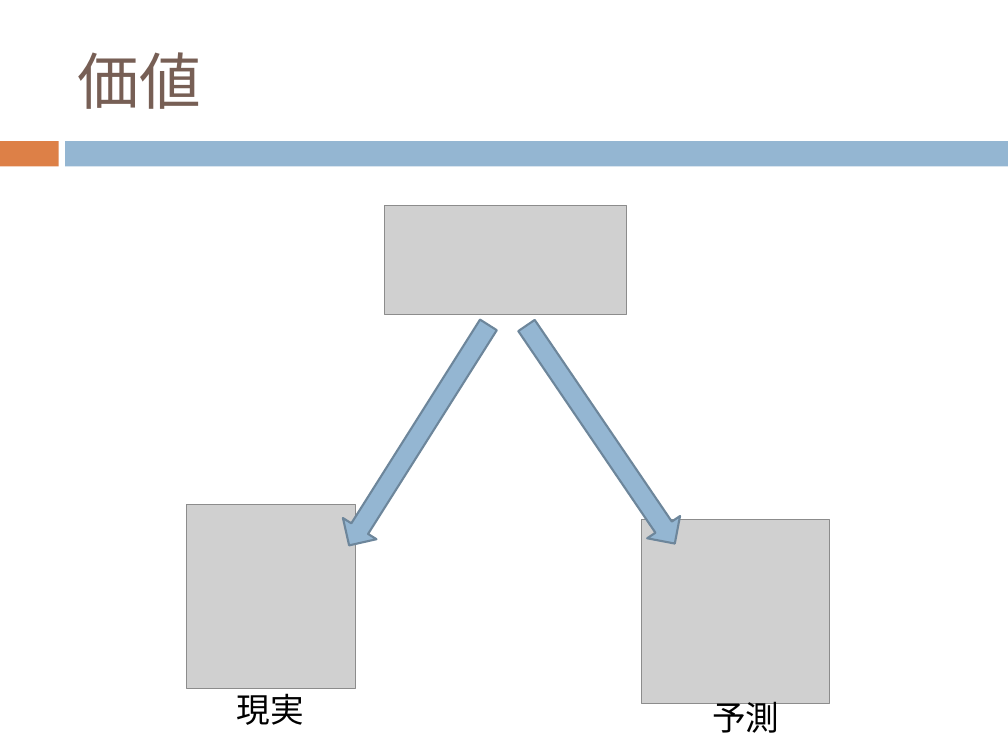
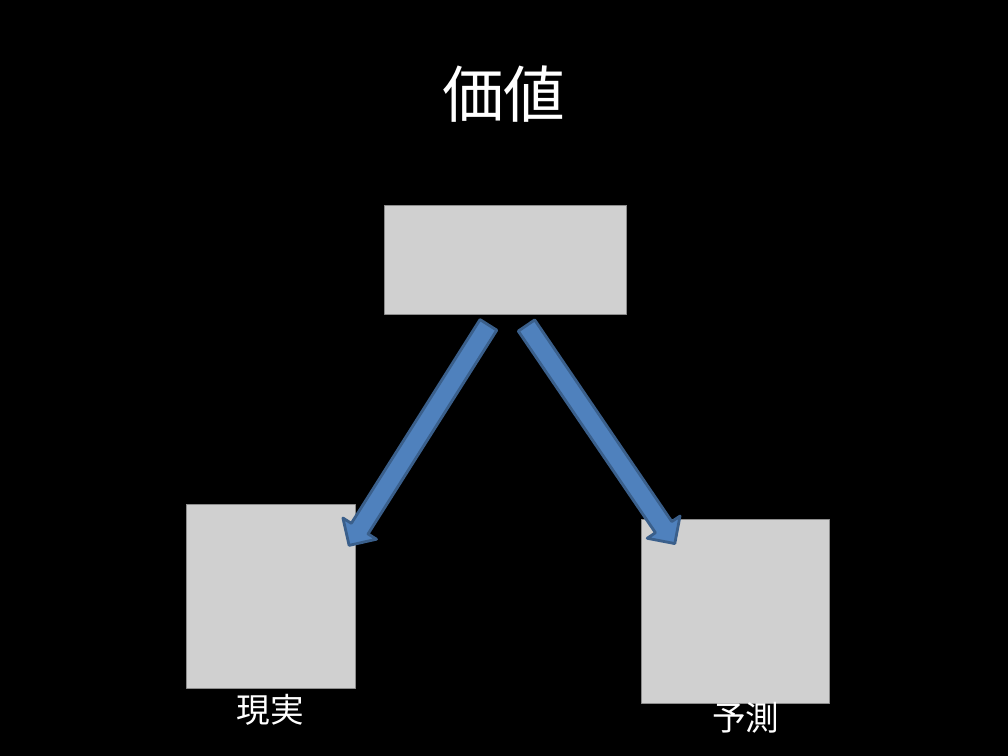
Before and after one commit to citrus1981/document, a slide deck: slide 18 of agile.pptx (slide 15 before the commit). Drawn at 1008x756 pixels with LibreOffice and Linux fonts; fonts in the diff are those of the drawing; grey boxes stand for pictures. Boxes give left, top, right and bottom in pixels: in the first picture for what was removed or moved away, otherwise in the second. Text is boxed around its words. In the diff, an @@ line names an element or a change of style, - is before the commit and + after.

```diff
--- a/agile.pptx
+++ b/agile.pptx
@@ background #FFFFFF to #000000 @@
@@ title "価値": place and size @@
-title "価値" at [77,52,200,109]
+title "価値" at [442,65,565,122]
@@ title "価値" at [442,65,565,122]: text colour #775F55 to #FFFFFF; alignment left to centre @@
@@ rectangle removed at [0,141,58,166] @@
@@ rectangle removed at [66,141,1008,166] @@
@@ down arrow at [332,314,505,556]: fill #94B6D2 to #4F81BD; outline #6D879B 1.5 pt to #3A5F8C 2 pt @@
@@ down arrow at [510,314,691,555]: fill #94B6D2 to #4F81BD; outline #6D879B 1.5 pt to #3A5F8C 2 pt @@
@@ text "現実" at [237,688,304,725]: text colour #000000 to #FFFFFF @@
@@ text "予測" at [712,696,779,733]: text colour #000000 to #FFFFFF @@
```
Also in this commit, not shown: 11 other slides changed, 8 slides added, 4 slides removed.
